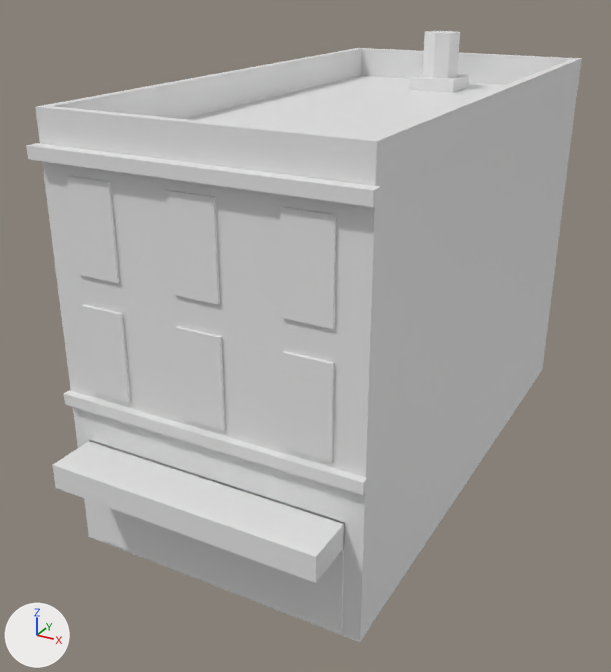
A saved change to the glTF model modelos/ciudad/edificios/casa_8_a_lejos.glb.
Both versions are drawn from a 50 mm camera at (10.0, -13.5, 14.0) aimed at (-0.7, 6.1, 4.2). Lighting does not change. The marker at lower left points along +X, +Y and +Z. The picture after the commit comes second. Vertices at exactly the same position are counted once.

Objects in the first picture: 'casa_8_a_lejos'.
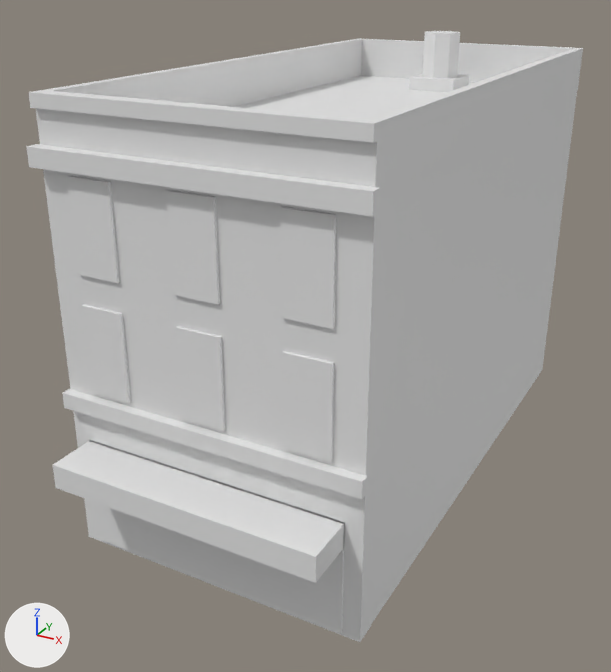
Where the change shows, as pixel boxes [x1, y1, x2, y2] in the pictures (611 x 672 px):
'casa_8_a_lejos', reshaped
    before: [26, 31, 582, 642]
    after: [26, 31, 583, 642]
part 1 of me_casa_8_a_lejos, built on
    before: [26, 146, 381, 495]
    after: [26, 39, 583, 499]

The edits, one by one:
me_casa_8_a_lejos is used by ob_casa_8_a_lejos; location (0.0, 0.0, 0.0).
me_casa_8_a_lejos had 148 vertices, 244 faces and spanned x -4.1..4.1, y -1.3..16.0, z 0.0..12.0.
me_casa_8_a_lejos now has 162 vertices, 292 faces and spans x -4.1..4.1, y -1.3..16.0, z 0.0..12.0.
Part 1, on me_casa_8_a_lejos:
4 vertices in x -4.0..4.0, y -0.2..0.0, z 4.1 move by (0.0, 0.0, -0.1).
4 vertices in x -4.1..4.1, y -0.3..0.0, z 10.1 move by (0.0, 0.0, -0.2).
14 vertices are added at x -4.0..4.0, y -0.1..16.0, z 11.2..11.5.
48 new faces join them.
